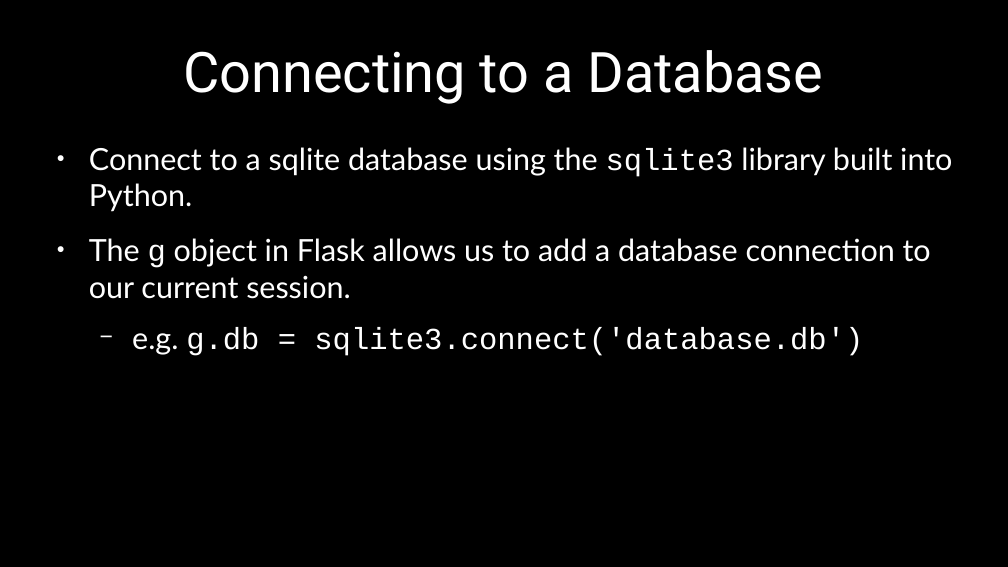
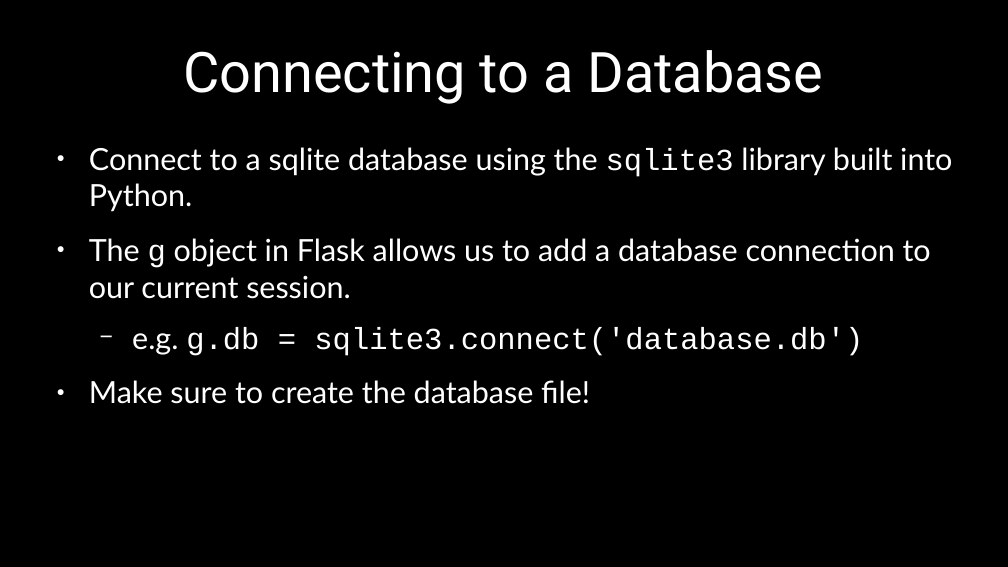
Before and after one commit to alexacallmebaka/htmlflasksql, a slide deck: slide 66 of slides/deck.odp (slide 65 before the commit). Drawn at 1008x567 pixels with LibreOffice and Linux fonts; fonts in the diff are those of the drawing. Boxes give left, top, right and bottom in pixels: in the first picture for what was removed or moved away, otherwise in the second. Text is boxed around its words. In the diff, an @@ line names an element or a change of style, - is before the commit and + after.

```diff
--- a/slides/deck.odp
+++ b/slides/deck.odp
@@ text at <box>89,380,590,404</box>: paragraph added @@
+● Make sure to create the database file!
```
Also in this commit, not shown: 1 other slide changed, 1 slide added, 2 other files.
